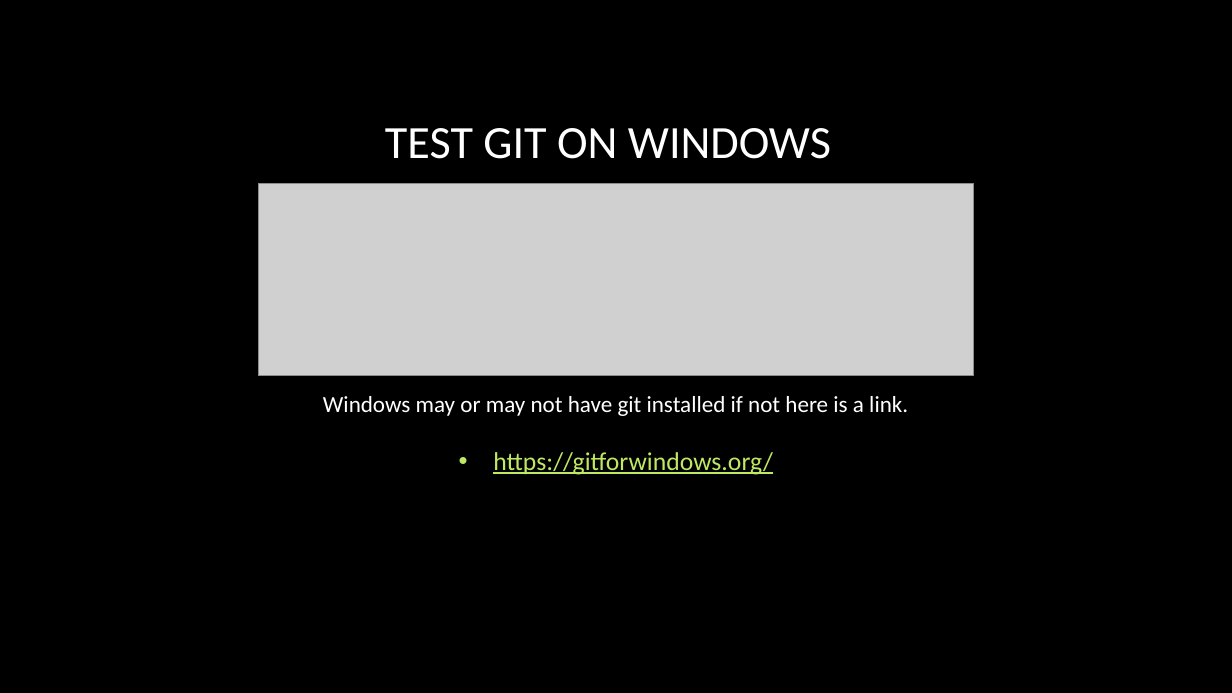
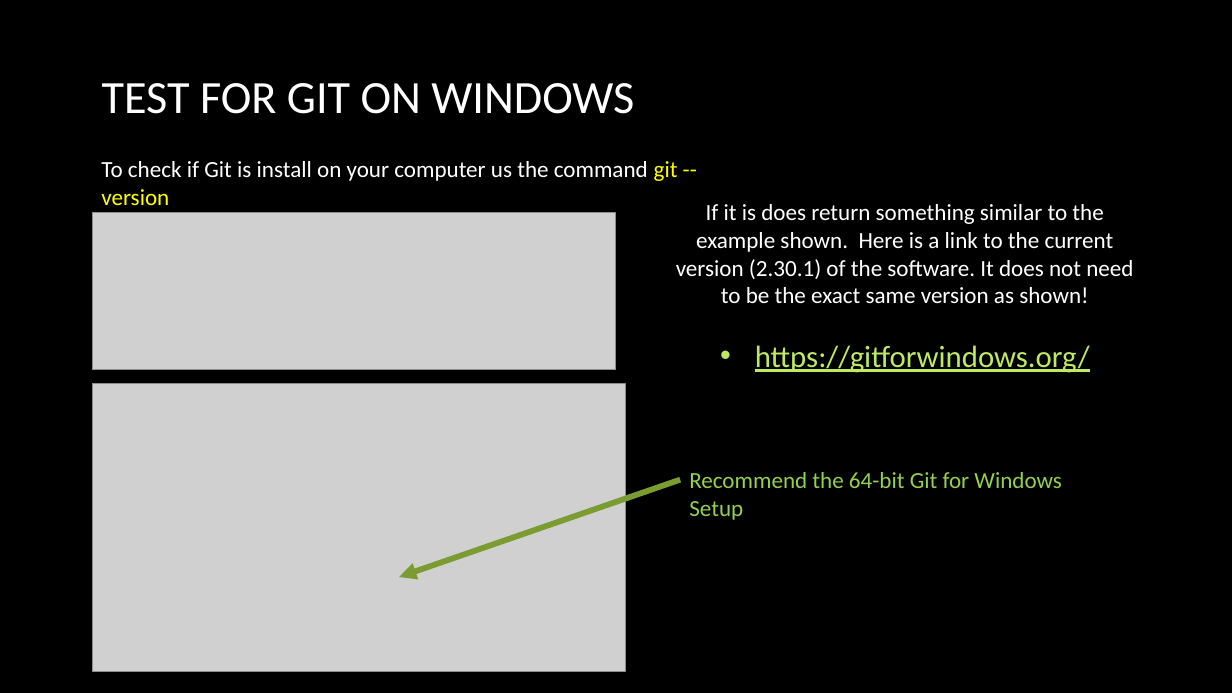
Before and after one commit to adrianopolpo/stat1400, a slide deck: slide 4 of VM_instructions.pptx. Drawn at 1232x693 pixels with LibreOffice and Linux fonts; fonts in the diff are those of the drawing; grey boxes stand for pictures; background and template pictures are left out. Boxes give left, top, right and bottom in pixels: in the first picture for what was removed or moved away, otherwise in the second. Text is boxed around its words. In the diff, an @@ line names an element or a change of style, - is before the commit and + after.

```diff
--- a/VM_instructions.pptx
+++ b/VM_instructions.pptx
@@ title at box(102, 83, 634, 114): text changed @@
-TEST GIT ON WINDOWS
+TEST FOR GIT ON WINDOWS
@@ text added at box(101, 161, 678, 181), 18 pt, text #FFFFFF @@
+To check if Git is install on your computer us the command git --version
@@ text "If it is does return ...": place and size @@
-text "If it is does return ..." at box(323, 396, 908, 475)
+text "If it is does return ..." at box(676, 204, 1133, 373)
@@ text at box(676, 204, 1133, 303): text changed @@
-Windows may or may not have git installed if not here is a link.
+If it is does return something similar to the example shown. Here is a link to the current version (2.30.1) of the software. It does not need to be the exact same version as shown!
@@ picture: place and size @@
-picture at box(258, 184, 973, 376)
+picture at box(92, 213, 616, 370)
@@ text at box(755, 345, 1090, 373): size 20 to 24 pt in "https://gitforwindows.org/" @@
@@ picture added at box(92, 384, 626, 672) @@
@@ text added at box(689, 472, 1061, 520), 18 pt, text #92D050 @@
+Recommend the 64-bit Git for Windows Setup
@@ arrow added from (680, 480) to (399, 577), #7B9D32 4.5 pt @@
```
Also in this commit, not shown: 2 other slides changed, 1 slide added.
